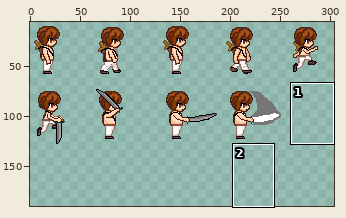
A sprite sheet gets an edit: Assets/Sprites/MainCharacter2.png. Above: a wide view before the commit, with the close-up outlined.
Close-up. Old version:
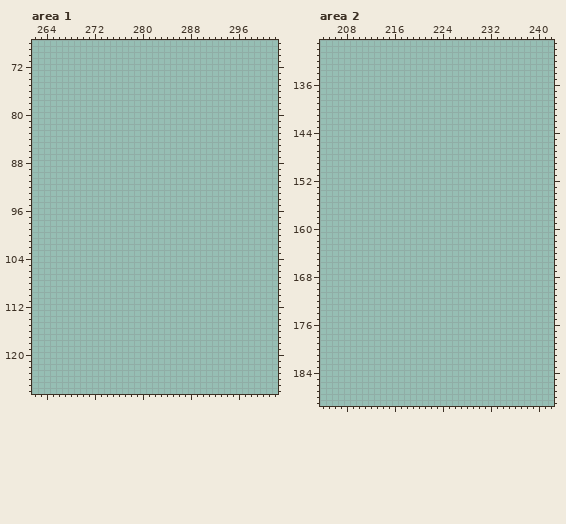
The file is 320x320 pixels. Pixels under 10% opacity are left out. Colours within 5 levels of each other are drawn and written as one. Shown: area 1: x 262..302, y 68..126; area 2: x 204..242, y 129..189. The wide view leaves out empty margins. The commit also changed other parts of the picture, which this record leaves out.
Once edited:
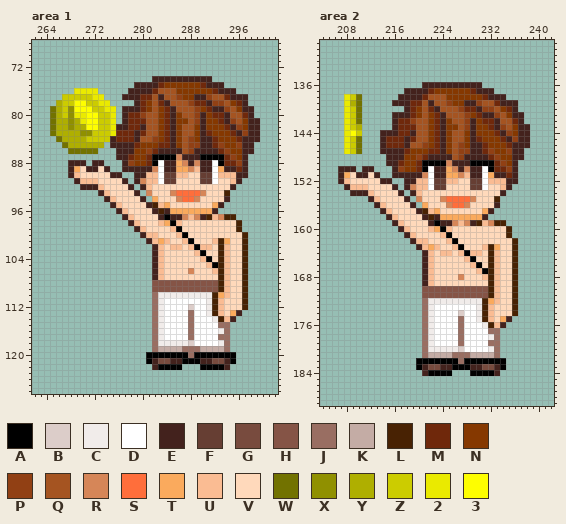
Palette (. is transparent): A #000000  B #dccdc9  C #f1ecea  D #ffffff  E #43221d  F #663e33  G #784b3e  H #855446  J #996e62  K #c4aca5  L #482203  M #6f280b  N #853800  P #914014  Q #a55421  R #d68658  S #ff6e3b  T #faaa5d  U #fabc93  V #ffd9bb  W #727200  X #909000  Y #afaf00  Z #cccc00  2 #eaea00  3 #fefe00
Change:
Area 1:
y 74: x 282..291 .......... -> EEEEEEEEEE
y 75: x 279..293 ............... -> EEEEMNNNNNNMEEE
y 76: x 269..272 .... -> 2222; x 278..295 .................. -> EEEEMQQQNNNNNNMEEE
y 77: x 267..273 ....... -> ZZZZZ22; x 277..297 ..................... -> EEEMMQEQQPNNEEPQQMEEE
y 78: x 266..274 ......... -> YZZ33ZZ22; x 279..297 ................... -> EMNQMEQQQPMMEPPQNME
y 79: x 265..275 ........... -> WYZX333ZZ22; x 277..298 ...................... -> EEEMNQNMEQQQPNMEEPQNEE
y 80: x 265..275 ........... -> WYZX2233ZZ2; x 277..298 ...................... -> EMMPQQNMENQQPENMMEQQME
y 81: x 265..275 ........... -> WYYXY233ZZ2; x 277..299 ....................... -> EMMMQQNMENNQPENNMEPQNEE
y 82: x 265..299 ................................... -> WYYXYY33ZZ2EEMMEQQNMENQQNENNNMEPNEE
y 83: x 265..299 ................................... -> WYYYYXXZZZ2MMMEMQQNMENQQNEMNNNMEPEE
y 84: x 266..299 .................................. -> WYYYYZZZZEMMMEQQPNMENQPNEEMNNNMEEE
y 85: x 267..273 ....... -> WYYYYYY; x 275..298 ........................ -> EEEEMNNNMMENQPPEEMPNNPEE
y 86: x 268..272 ..... -> WWWWW; x 276..298 ....................... -> EEENNPMEEEEQPEEEEMPNNEE
y 87: x 276..297 ...................... -> EEMNNMAAAAREEEAAAAMPNE
y 88: x 268..270 ... -> EEE; x 272..273 .. -> EE; x 277..297 ..................... -> EPNNMADEETREREEDAMMPE
y 89: x 268..274 ....... -> ETVEEVE; x 277..297 ..................... -> EEEEERDEETTRUEEDTEEME
y 90: x 268..276 ......... -> EUVVVVVEE; x 279..297 ................... -> EEUUDFFUUVVFFDUUUEE
y 91: x 269..277 ......... -> EUUUVVVVE; x 279..296 .................. -> ERUUDFFVVVVFFDVVUE
y 92: x 270..278 ......... -> EEEUVVVVE; x 280..295 ................ -> EUVVVVVVVVVVVVVE
y 93: x 273..279 ....... -> EUVVVVE; x 281..294 .............. -> RVVVRSSSSRVVVL
y 94: x 274..280 ....... -> EUVVVVE; x 282..294 ............. -> TVVVRSSRVVVVE
y 95: x 275..293 ................... -> EUVVVVELUTVVVVVVVTE
y 96: x 276..292 ................. -> EUVVVVELETTTTTTTE
y 97: x 277..295 ................... -> EUVVVVEAEERURELURLL
y 98: x 278..296 ................... -> EUVVVUTAUVVVVVVVVVL
y 99: x 279..296 .................. -> EUVVVVUAVVVVVVVVVL
y 100: x 280..297 .................. -> EUUVVVUAVVVVVVVVVL
y 101: x 281..297 ................. -> EUTUVVUAVVVULTVVL
y 102: x 282..297 ................ -> EUVUUVUAUUVLUVVL
y 103: x 282..297 ................ -> EUVVVVVUAVVLUVVL
y 104: x 282..297 ................ -> EUVVVVVVUAVLUVVL
y 105: x 282..297 ................ -> EUVVVVVVVUALUVVL
y 106: x 282..297 ................ -> EUVVVVRVVVULUVVL
y 107: x 282..297 ................ -> EUVVVVVVVVVLUVVL
y 108..109: x 282..297 ................ -> HHHHHHHHHHHLUVVL
y 110: x 282..297 ................ -> JCCCCCCCCCLTUVVL
y 111: x 282..297 ................ -> JCDDDDDDDCLUVVVL
y 112: x 282..297 ................ -> JCDDDDBDDCLUVVVL
y 113: x 282..296 ............... -> JCDDDDJDDCLUVTE
y 114: x 282..295 .............. -> JCDDDDJDDDCLUE
y 115: x 282..294 ............. -> JCDDDDJDDDDJJ
y 116: x 282..294 ............. -> JCDDDDJDDDDCJ
y 117: x 282..294 ............. -> JCDDDDJDDDDJJ
y 118: x 282..294 ............. -> JCCCCCBDDDDCJ
y 119: x 282..294 ............. -> JKKKKJJJKKKKJ
y 120: x 281..295 ............... -> AAAAAAAJAAAAAAA
y 121: x 281..295 ............... -> AEGGEEAAAEEGGEA
y 122: x 282..286 ..... -> EAAAA; x 290..294 ..... -> AAAAE
Area 2:
y 136: x 221..230 .......... -> EEEEEEEEEE
y 137: x 218..232 ............... -> EEEEMNNNNNNMEEE
y 138: x 208..210 ... -> 2ZW; x 217..234 .................. -> EEEEMQQQNNNNNNMEEE
y 139: x 208..210 ... -> 2YW; x 216..236 ..................... -> EEEMMQEQQPNNEEPQQMEEE
y 140: x 208..210 ... -> 2ZW; x 218..236 ................... -> EMNQMEQQQPMMEPPQNME
y 141: x 208..210 ... -> 2ZW; x 216..237 ...................... -> EEEMNQNMEQQQPNMEEPQNEE
y 142: x 208..210 ... -> 2ZW; x 216..237 ...................... -> EMMPQQNMENQQPENMMEQQME
y 143: x 208..210 ... -> 2ZY; x 216..238 ....................... -> EMMMQQNMENNQPENNMEPQNEE
y 144: x 208..210 ... -> 23Z; x 214..238 ......................... -> EEEMMEQQNMENQQNENNNMEPNEE
y 145: x 208..210 ... -> 2ZW; x 214..238 ......................... -> EMMMEMQQNMENQQNEMNNNMEPEE
y 146: x 208..210 ... -> 2ZW; x 214..238 ......................... -> EMMMEQQPNMENQPNEEMNNNMEEE
y 147: x 208..210 ... -> 2ZW; x 214..237 ........................ -> EEEEMNNNMMENQPPEEMPNNPEE
y 148: x 215..237 ....................... -> EEENNPMEEEEQPEEEEMPNNEE
y 149: x 215..236 ...................... -> EEMNNMAAAAREEEAAAAMPNE
y 150: x 207..209 ... -> EEE; x 211..212 .. -> EE; x 216..236 ..................... -> EPNNMADEETREREEDAMMPE
y 151: x 207..213 ....... -> ETVEEVE; x 216..236 ..................... -> EEEEERDEETTRUEEDTEEME
y 152: x 207..215 ......... -> EUVVVVVEE; x 218..236 ................... -> EEUUDFFUUVVFFDUUUEE
y 153: x 208..216 ......... -> EUUUVVVVE; x 218..235 .................. -> ERUUDFFVVVVFFDVVUE
y 154: x 209..217 ......... -> EEEUVVVVE; x 219..234 ................ -> EUVVVVVVVVVVVVVE
y 155: x 212..218 ....... -> EUVVVVE; x 220..233 .............. -> RVVVRSSSSRVVVL
y 156: x 213..219 ....... -> EUVVVVE; x 221..233 ............. -> TVVVRSSRVVVVE
y 157: x 214..232 ................... -> EUVVVVELUTVVVVVVVTE
y 158: x 215..231 ................. -> EUVVVVELETTTTTTTE
y 159: x 216..234 ................... -> EUVVVVEAEERURELURLL
y 160: x 217..235 ................... -> EUVVVUTAUVVVVVVVVVL
y 161: x 218..235 .................. -> EUVVVVUAVVVVVVVVVL
y 162: x 219..236 .................. -> EUUVVVUAVVVVVVVVVL
y 163: x 220..236 ................. -> EUTUVVUAVVVULTVVL
y 164: x 221..236 ................ -> EUVUUVUAUUVLUVVL
y 165: x 221..236 ................ -> EUVVVVVUAVVLUVVL
y 166: x 221..236 ................ -> EUVVVVVVUAVLUVVL
y 167: x 221..236 ................ -> EUVVVVVVVUALUVVL
y 168: x 221..236 ................ -> EUVVVVRVVVULUVVL
y 169: x 221..236 ................ -> EUVVVVVVVVVLUVVL
y 170..171: x 221..236 ................ -> HHHHHHHHHHHLUVVL
y 172: x 221..236 ................ -> JCCCCCCCCCLTUVVL
y 173: x 221..236 ................ -> JCDDDDDDDCLUVVVL
y 174: x 221..236 ................ -> JCDDDDBDDCLUVVVL
y 175: x 221..235 ............... -> JCDDDDJDDCLUVTE
y 176: x 221..234 .............. -> JCDDDDJDDDCLUE
y 177: x 221..233 ............. -> JCDDDDJDDDDJJ
y 178: x 221..233 ............. -> JCDDDDJDDDDCJ
y 179: x 221..233 ............. -> JCDDDDJDDDDJJ
y 180: x 221..233 ............. -> JCCCCCBDDDDCJ
y 181: x 221..233 ............. -> JKKKKJJJKKKKJ
y 182: x 220..234 ............... -> AAAAAAAJAAAAAAA
y 183: x 220..234 ............... -> AEGGEEAAAEEGGEA
y 184: x 221..225 ..... -> EAAAA; x 229..233 ..... -> AAAAE
Pixel boxes of the changes (left, top, right, bottom) in both close-ups:
added: (50, 76, 260, 370)
added: (338, 82, 530, 376)
